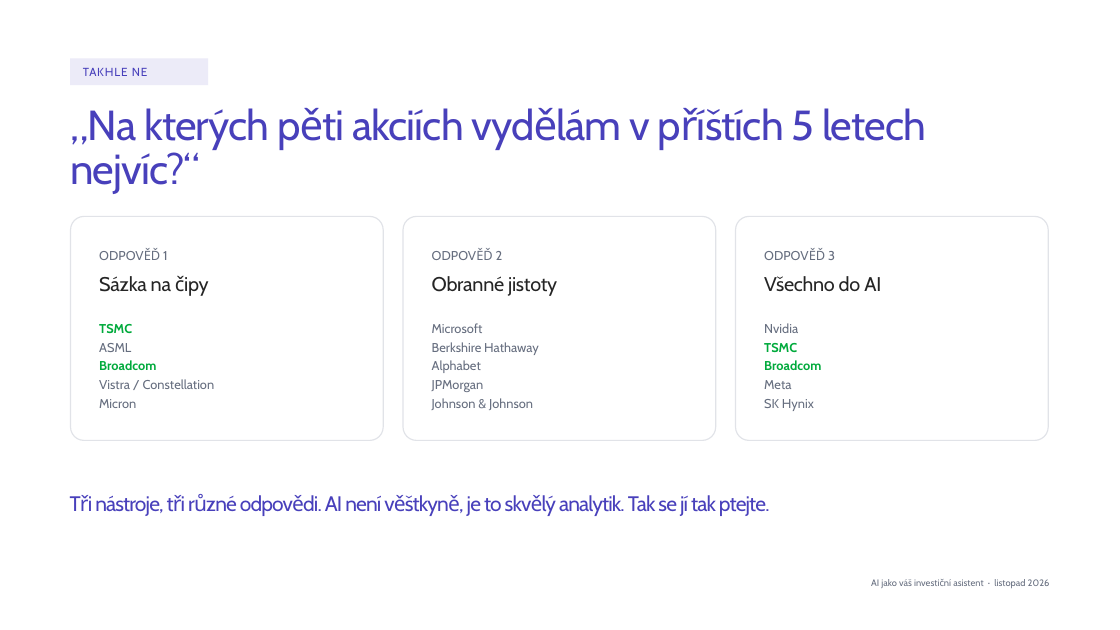
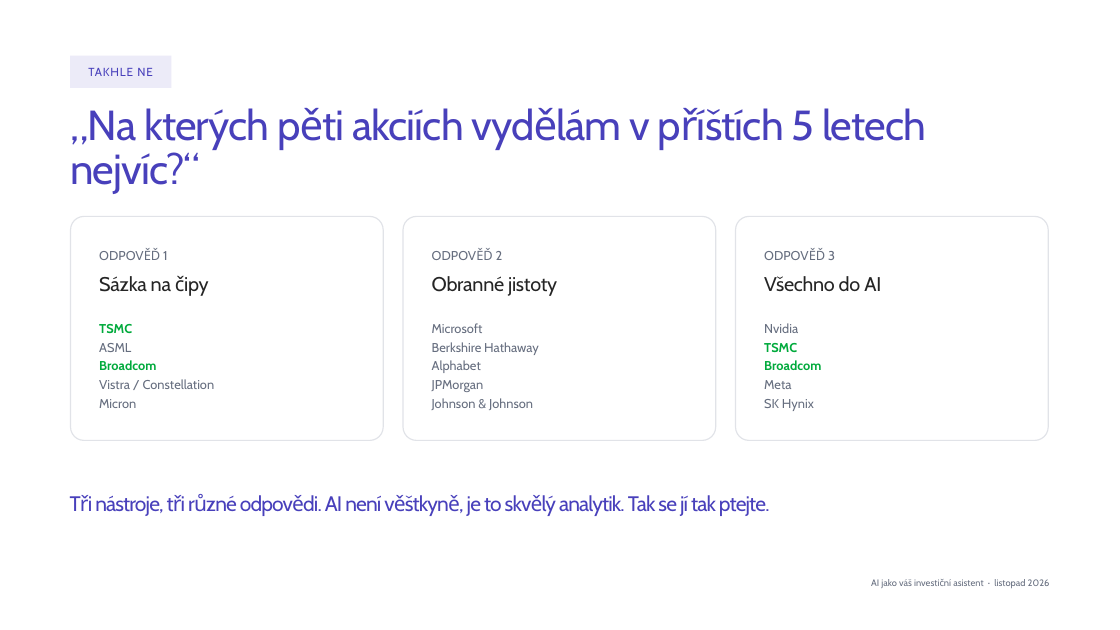
Before and after one commit to LosLameros/Agent-1, a slide deck: slide 13 of vystupy/workshopy/2026-11-umela-inteligence/AI jako váš investiční asistent - workshop.pptx. Drawn at 1120x630 pixels with LibreOffice and Linux fonts; fonts in the diff are those of the drawing; background and template pictures are left out. Boxes give left, top, right and bottom in pixels: in the first picture for what was removed or moved away, otherwise in the second. Text is boxed around its words. In the diff, an @@ line names an element or a change of style, - is before the commit and + after.

```diff
--- a/vystupy/workshopy/2026-11-umela-inteligence/AI jako váš investiční asistent - workshop.pptx
+++ b/vystupy/workshopy/2026-11-umela-inteligence/AI jako váš investiční asistent - workshop.pptx
@@ subtitle "TAKHLE NE": place and size @@
-subtitle "TAKHLE NE" at (70,58,208,85)
+subtitle "TAKHLE NE" at (70,58,171,85)
@@ subtitle "TAKHLE NE" at (70,58,171,85): alignment left to centre @@
```
Also in this commit, not shown: 16 other slides changed, 1 other file.
